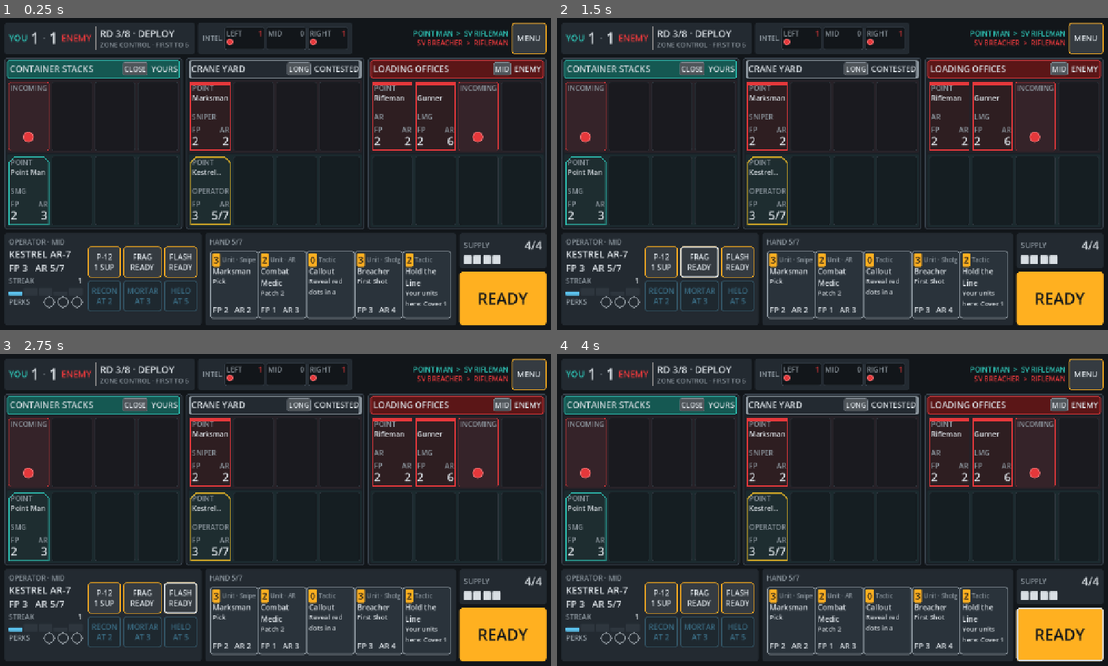
Above: before the commit, frames 1-4 (two rows, left to right).
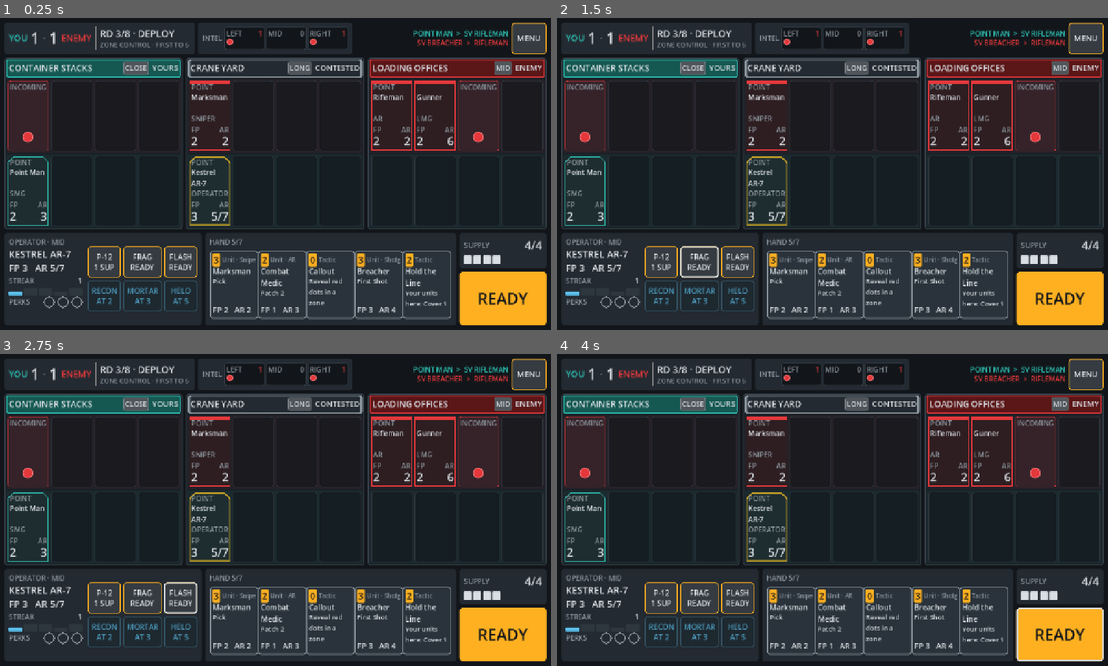
Above: after the commit, the same moments.

Repository: DeVoTeD-Qc/Gamestudio
Game: Godot game, scene res://scenes/Match.tscn
Two runs of this game, one before a commit and one after it. Both use one fixed random seed, a clock stepped at 60 frames per second and the inputs below. This scene is started directly instead of the project's main scene.
Inputs:
- Up to frame 1 (0.25 s): no input
- Up to frame 2 (1.5 s): click "FRAG READY" at 0.5 s; click "FRAG READY" at 1.25 s
- Up to frame 3 (2.75 s): click "FLASH READY" at 2 s
- Up to frame 4 (4 s): click "FLASH READY" at 2.75 s; click "READY" at 3.5 s

The runs differ from the first frame. In frame 1, 5.5% of the frame differs, in the area x 1-99%, y 13-93%; in frame 2, 5.5%; in frame 3, 5.5%; in frame 4, 5.5%.

Commit message:
WIP p03/p04/p08: content data, rules engine and board layout (in progress)
Co-Authored-By: Claude Opus 5.5 <noreply@anthropic.com>
Claude-Session: https://claude.ai/code/session_01JmVwVgoeVTdNBC1RfBf5V4

Diff:
--- a/projects/killstreak/source/project-killstreak/scenes/match/UnitSlot.tscn
+++ b/projects/killstreak/source/project-killstreak/scenes/match/UnitSlot.tscn
@@ -23,7 +23,7 @@
 
 [node name="NameLabel" type="Label" parent="Column"]
 unique_name_in_owner = true
-custom_minimum_size = Vector2(0, 44)
+custom_minimum_size = Vector2(0, 50)
 layout_mode = 2
 theme_override_font_sizes/font_size = 16
 autowrap_mode = 3
--- a/projects/killstreak/source/project-killstreak/scripts/ui/hand_area.gd
+++ b/projects/killstreak/source/project-killstreak/scripts/ui/hand_area.gd
@@ -83,7 +83,8 @@
 
 	var text: Label = _label(String(card.get("text", "")), 15)
 	text.autowrap_mode = TextServer.AUTOWRAP_WORD_SMART
-	text.max_lines_visible = 2
+	text.clip_text = true
+	text.text_overrun_behavior = TextServer.OVERRUN_TRIM_ELLIPSIS
 	text.size_flags_vertical = Control.SIZE_EXPAND_FILL
 	column.add_child(text)
 
--- a/projects/killstreak/source/project-killstreak/scripts/ui/hud_placeholder_style.gd
+++ b/projects/killstreak/source/project-killstreak/scripts/ui/hud_placeholder_style.gd
@@ -75,7 +75,7 @@
 
 	# Panels
 	_panel(t, &"HudPanelDark", _box(GUNMETAL, Color.TRANSPARENT, 0, 6, 10))
-	_panel(t, &"LanePanel", _box(Color("#1A2026"), Color("#3A444E"), 2, 6, 6))
+	_panel(t, &"LanePanel", _box(Color("#1A2026"), Color("#3A444E"), 2, 6, 4))
 	_panel(t, &"ZoneFriend", _box(TEAL.darkened(0.55), TEAL, 2, 4, 6))
 	_panel(t, &"ZoneEnemy", _box(RED.darkened(0.6), RED, 2, 4, 6))
 	# Contested: neutral fill with thick side bars (shape cue, not color alone).
@@ -169,7 +169,8 @@
 	for key: StringName in [&"font_color", &"font_hover_color", &"font_pressed_color",
 			&"font_hover_pressed_color", &"font_focus_color"]:
 		t.set_color(key, variation, fg)
-	t.set_color(&"font_disabled_color", variation, Color(fg, 0.45))
+	# Locked killstreaks still carry info ("AT 3"), so keep disabled text readable.
+	t.set_color(&"font_disabled_color", variation, Color(fg, 0.75))
 	t.set_font_size(&"font_size", variation, size)
 
 
